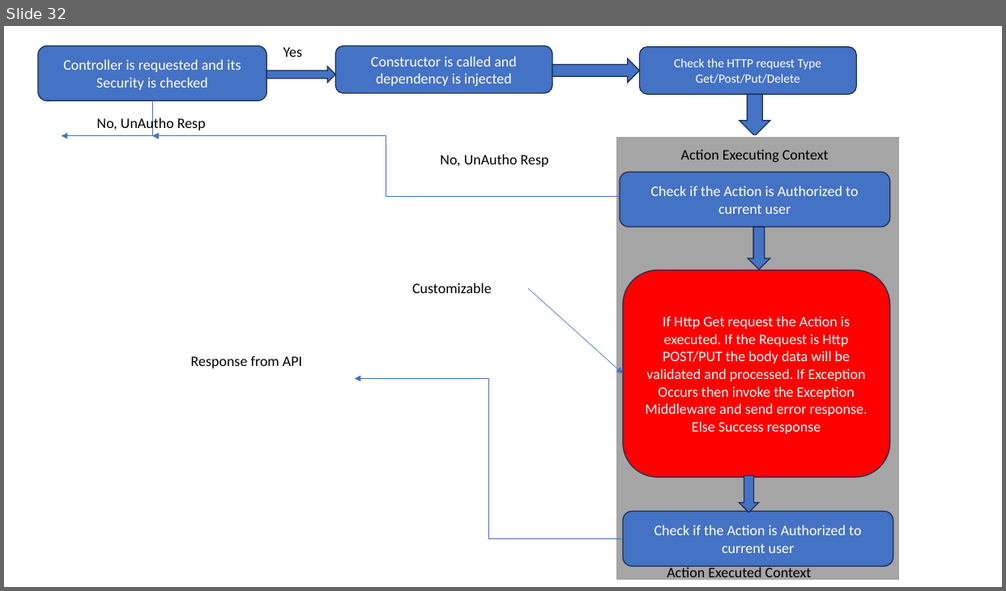
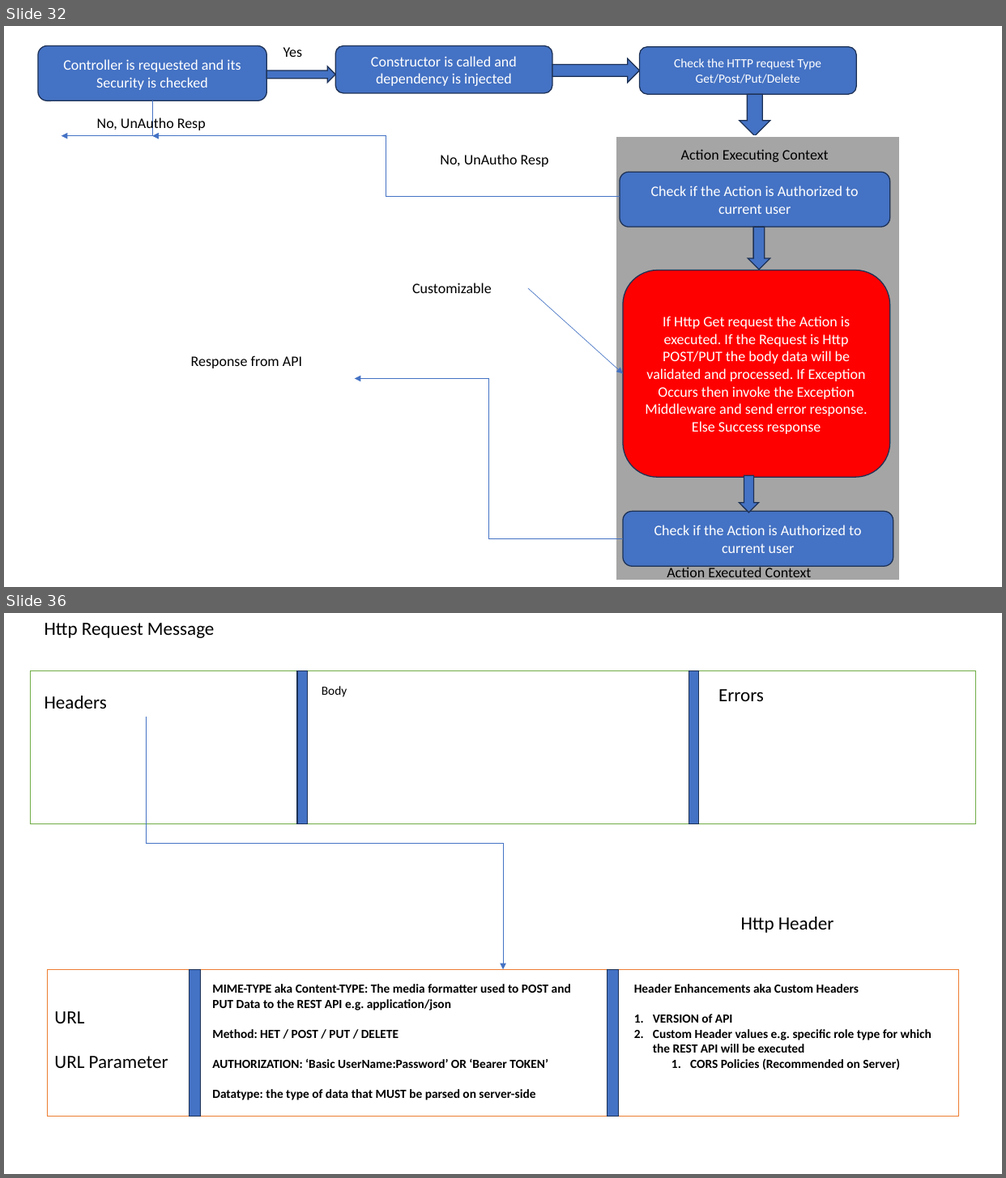
Before and after one commit to maheshsabnis/NetAppsNice, a slide deck: ppts.pptx. Shown one above the other, each under a label of ours: slide 32 before the commit, slides 32 and 36 after it; the slides between them are not shown. The pictures are 1006x591 and 1006x1178 pixels, drawn with LibreOffice and Linux fonts; fonts in the diff are those of the drawing. Boxes give left, top, right and bottom in pixels: in the first picture for what was removed or moved away, otherwise in the second. Text is boxed around its words. In the diff, an @@ line names an element or a change of style, - is before the commit and + after.

```diff
--- a/ppts.pptx
+++ b/ppts.pptx
@@ slide 36 added at <box>4,613,1002,1174</box>, background #FFFFFF @@
@@ text added at <box>44,623,215,638</box>, 18 pt, text #000000 @@
+Http Request Message
@@ rectangle added at <box>30,671,976,824</box>, fill #FFFFFF, outline #70AD47 1 pt @@
@@ rectangle added at <box>297,671,307,824</box>, fill #4472C4, outline #1E3256 1 pt @@
@@ rectangle added at <box>689,671,699,824</box>, fill #4472C4, outline #1E3256 1 pt @@
@@ text added at <box>44,696,107,709</box>, 18 pt, text #000000 @@
+Headers
@@ text added at <box>322,686,347,697</box>, 12 pt, text #000000 @@
+Body
@@ text added at <box>718,689,764,701</box>, 18 pt, text #000000 @@
+Errors
@@ elbow arrow added from (146, 717) to (503, 970), #4472C4 0.5 pt @@
@@ text added at <box>741,917,834,933</box>, 18 pt, text #000000 @@
+Http Header
@@ rectangle added at <box>48,970,959,1117</box>, fill #FFFFFF, outline #ED7D31 1 pt @@
@@ rectangle added at <box>189,970,200,1117</box>, fill #4472C4, outline #1E3256 1 pt @@
@@ rectangle added at <box>607,970,619,1117</box>, fill #4472C4, outline #1E3256 1 pt @@
@@ text added at <box>212,984,571,1101</box>, 12 pt, text #000000, bold @@
+MIME-TYPE aka Content-TYPE: The media formatter used to POST and PUT Data to the REST API e.g. application/json
+Method: HET / POST / PUT / DELETE
+AUTHORIZATION: ‘Basic UserName:Password’ OR ‘Bearer TOKEN’
+Datatype: the type of data that MUST be parsed on server-side
@@ text added at <box>634,984,931,1070</box>, 12 pt, text #000000, bold @@
+Header Enhancements aka Custom Headers
+1. VERSION of API
+2. Custom Header values e.g. specific role type for which the REST API will be executed
+  1. CORS Policies (Recommended on Server)
@@ text added at <box>54,1012,168,1068</box>, 18 pt, text #000000 @@
+URL
+URL Parameter
```
Also in this commit, not shown: 6 other slides added, 42 other files.
